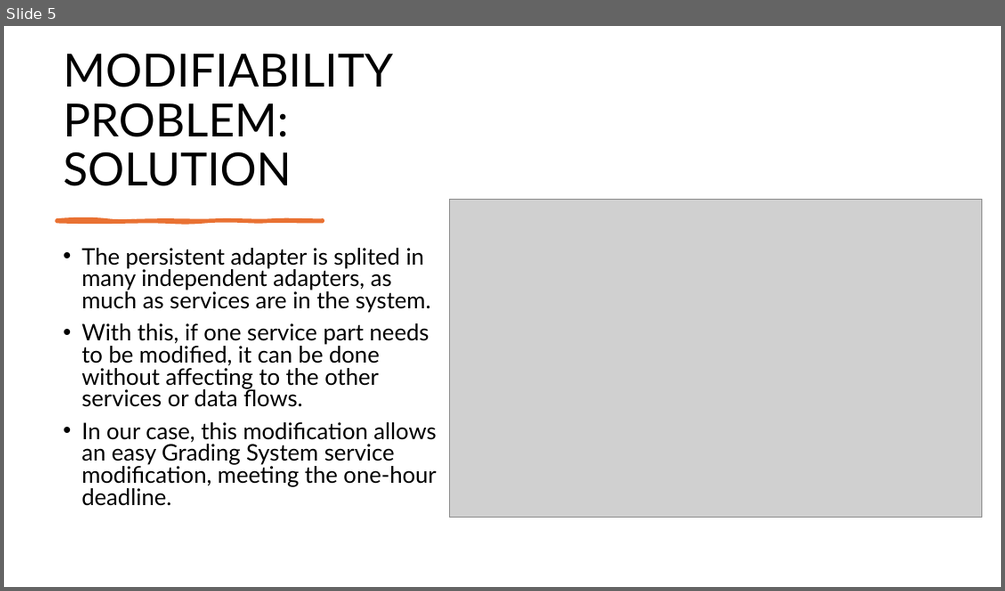
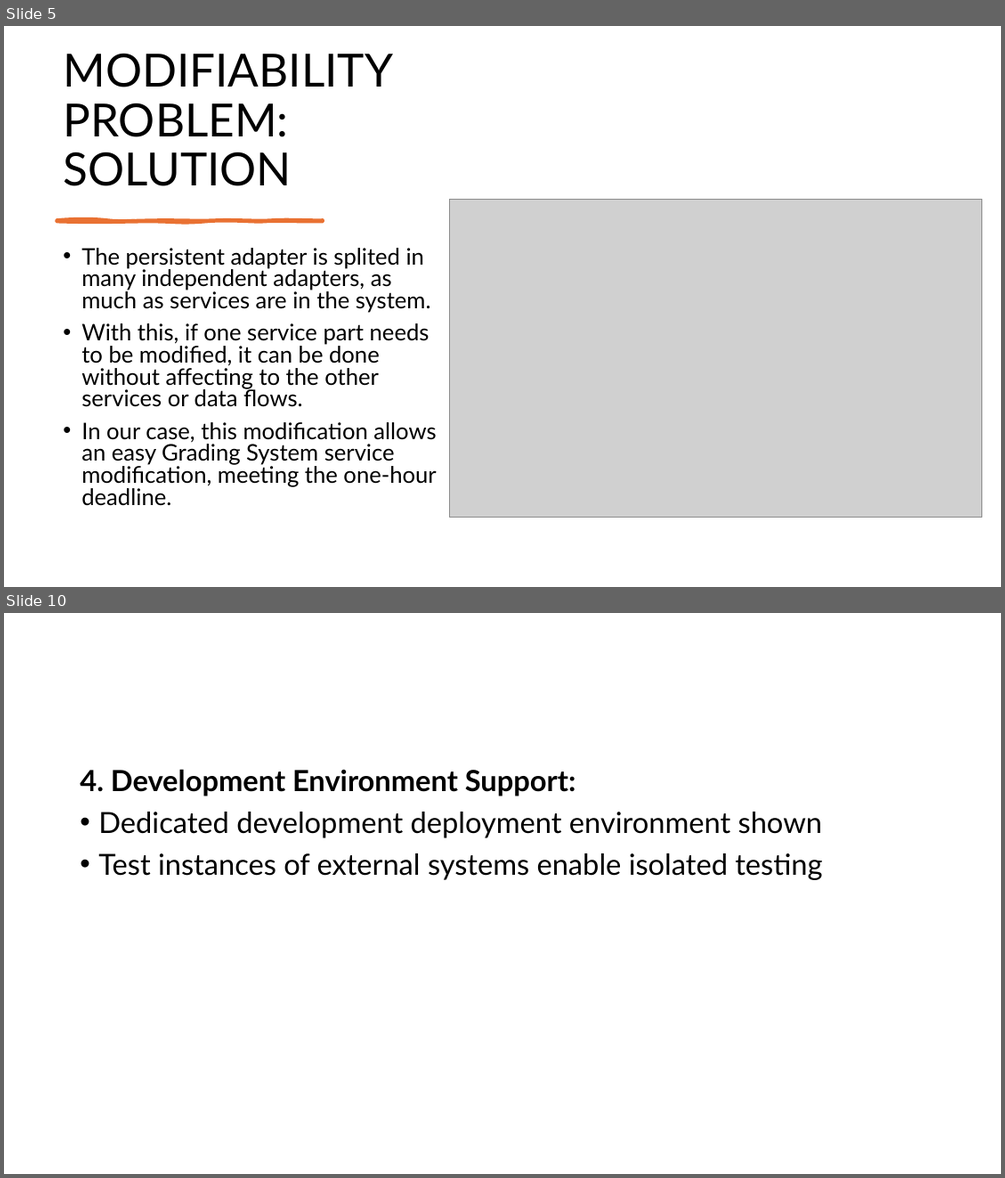
Before and after one commit to mayembe-martin/software_architecture_schedules, a slide deck: M2/Presentation_Qualities.pptx. Shown one above the other, each under a label of ours: slide 5 before the commit, slides 5 and 10 after it; the slides between them are not shown. The pictures are 1005x591 and 1005x1178 pixels, drawn with LibreOffice and Linux fonts; fonts in the diff are those of the drawing; grey boxes stand for pictures. Boxes give left, top, right and bottom in pixels: in the first picture for what was removed or moved away, otherwise in the second. Text is boxed around its words. In the diff, an @@ line names an element or a change of style, - is before the commit and + after.

```diff
--- a/M2/Presentation_Qualities.pptx
+++ b/M2/Presentation_Qualities.pptx
@@ slide 10 added at <box>4,613,1001,1174</box>, background #FFFFFF @@
@@ text added at <box>80,769,822,880</box>, 28 pt, text #000000 @@
+4. Development Environment Support:
+• Dedicated development deployment environment shown
+• Test instances of external systems enable isolated testing
```
Also in this commit, not shown: 7 other slides added.
